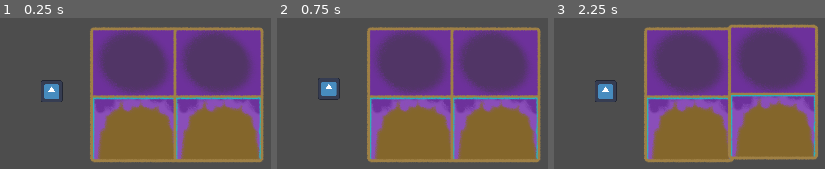
Above: before the commit, frames 1-3 (left to right).
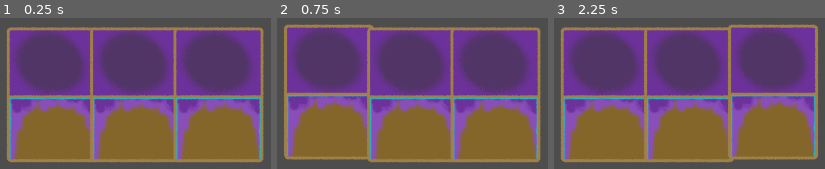
Above: after the commit, the same moments.

Repository: LuisLasbelin/LudumDare55
Game: Godot game, scene res://scenes/game_screen.tscn
Two runs of this game, one before a commit and one after it. Both use one fixed random seed, a clock stepped at 60 frames per second and the inputs below. The engine's default icon, where the game draws it, is replaced by a stand-in: a white triangle on a blue panel in a dark square.
Inputs (mouse positions are in pixels of both pictures, inside the frame that each line leads up to):
- Up to frame 1 (0.25 s): no input
- Up to frame 2 (0.75 s): tap Enter at 0.5 s; move the mouse to (328, 93) at 0.52 s; press the mouse at (328, 93) at 0.53 s
- Up to frame 3 (2.25 s): tap Space at 1.25 s; move the mouse to (689, 93) at 1.27 s; release the mouse at (689, 93) at 1.28 s; click (689, 93) at 1.35 s; tap Enter at 2 s; move the mouse to (770, 93) at 2.02 s; press the mouse at (770, 93) at 2.03 s

The runs differ from the first frame. In frame 1, 27% of the frame differs, in the area x 2-35%, y 5-97%; in frame 2, 27%, in the area x 2-36%, y 3-95%; in frame 3, 27%.

Commit message:
FEAT: effects

Diff:
--- /dev/null
+++ b/assets/cards/electrify/Electrify.tres
@@ -0,0 +1,12 @@
+[gd_resource type="Resource" script_class="CardData" load_steps=4 format=3 uid="uid://csww72dbjtog3"]
+
+[ext_resource type="PackedScene" uid="uid://bigf7psya6ac" path="res://assets/cards/electrify/node.tscn" id="1_lodfa"]
+[ext_resource type="Texture2D" uid="uid://gijnwrqxkv6l" path="res://assets/sprites/card.png" id="2_vp8xv"]
+[ext_resource type="Script" path="res://scripts/cards/CardData.gd" id="3_5yki0"]
+
+[resource]
+script = ExtResource("3_5yki0")
+title = "Zap"
+image = ExtResource("2_vp8xv")
+text = "Electrifies a creature"
+card_effect_node = ExtResource("1_lodfa")
--- /dev/null
+++ b/assets/cards/electrify/node.tscn
@@ -0,0 +1,7 @@
+[gd_scene load_steps=2 format=3 uid="uid://bigf7psya6ac"]
+
+[ext_resource type="Script" path="res://scripts/cards/EffectCard.gd" id="1_rlxjt"]
+
+[node name="CardEffect" type="Node"]
+script = ExtResource("1_rlxjt")
+effect = 1
--- /dev/null
+++ b/assets/cards/freeze/Freeze.tres
@@ -0,0 +1,12 @@
+[gd_resource type="Resource" script_class="CardData" load_steps=4 format=3 uid="uid://csww72dbjtog3"]
+
+[ext_resource type="PackedScene" uid="uid://bigf7psya6ac" path="res://assets/cards/freeze/node.tscn" id="1_lodfa"]
+[ext_resource type="Texture2D" uid="uid://gijnwrqxkv6l" path="res://assets/sprites/card.png" id="2_vp8xv"]
+[ext_resource type="Script" path="res://scripts/cards/CardData.gd" id="3_5yki0"]
+
+[resource]
+script = ExtResource("3_5yki0")
+title = "Freeze"
+image = ExtResource("2_vp8xv")
+text = "Freezes a creature"
+card_effect_node = ExtResource("1_lodfa")
--- /dev/null
+++ b/assets/cards/freeze/node.tscn
@@ -0,0 +1,6 @@
+[gd_scene load_steps=2 format=3 uid="uid://bigf7psya6ac"]
+
+[ext_resource type="Script" path="res://scripts/cards/EffectCard.gd" id="1_rlxjt"]
+
+[node name="CardEffect" type="Node"]
+script = ExtResource("1_rlxjt")
--- a/scripts/autoload/AL_GameState.gd
+++ b/scripts/autoload/AL_GameState.gd
@@ -1,4 +1,13 @@
 extends Node
+
+var sacrifice = load("res://assets/cards/sacrifice/Sacrifice.tres")
+var summon_green_slime = load("res://assets/cards/summon_green_slime/SummonGreenSlime.tres")
+var electrify = load("res://assets/cards/electrify/Electrify.tres")
+
+enum Effects {
+	ICE,
+	ZAP
+}
 
 signal drawn_card(card : CardData)
 @export var current_mana : int = 0
@@ -6,11 +15,21 @@
 @export var cards_in_hand : Array[CardData] = [
 ]
 @export var cards_in_deck : Array[CardData] = [
-	load("res://assets/cards/sacrifice/Sacrifice.tres"),
-	load("res://assets/cards/sacrifice/Sacrifice.tres"),
-	load("res://assets/cards/summon_green_slime/SummonGreenSlime.tres"),
-	load("res://assets/cards/summon_green_slime/SummonGreenSlime.tres"),
-	load("res://assets/cards/summon_green_slime/SummonGreenSlime.tres")
+	electrify,
+	electrify,
+	electrify,
+	electrify,
+	electrify,
+	summon_green_slime,
+	summon_green_slime,
+	summon_green_slime,
+	summon_green_slime,
+	summon_green_slime,
+	summon_green_slime,
+	sacrifice,
+	sacrifice,
+	sacrifice,
+	sacrifice,
 ]
 
 
--- a/scripts/autoload/CardsEffectsManager.gd
+++ b/scripts/autoload/CardsEffectsManager.gd
@@ -7,7 +7,7 @@
 		"creature" : null
 	},
 	{
-		"position" : Vector2(480,583),
+		"position" : Vector2(580,583),
 		"creature" : null
 	}
 ]
@@ -26,17 +26,18 @@
 	return false
 
 
-func add_effect(effect, target : Creature):
-	pass
+func add_effect(effect : GameState.Effects, creature : Creature):
+	GameState.current_mana += creature.get_mana()
+	creature.effects.append(effect)
+	print("DEBUG: ", creature.name, " now has ", effect)
+	return true
 
 
 func sacrifice(creature : Creature):
+	GameState.current_mana += creature.get_mana()
 	for spawn in spawns:
-		if spawn["creature"] == creature:
-			GameState.current_mana += creature.get_mana()
+		if spawn["position"] == creature.position:
 			spawn["creature"] = null
-			creature.queue_free()
-			print("DEBUG: sacrificed for ", creature.get_mana(), " player now has ", GameState.current_mana, " mana.")
-			return true
-	printerr("ERROR: there has been an error with sacrificing ", creature)
-	return false
+	creature.queue_free()
+	print("DEBUG: sacrificed for ", creature.get_mana(), " player now has ", GameState.current_mana, " mana.")
+	return true
--- /dev/null
+++ b/scripts/cards/EffectCard.gd
@@ -0,0 +1,12 @@
+extends CardEffect
+class_name EffectCard
+
+
+@export var effect : GameState.Effects
+
+func use(areas : Array[Area2D]) -> bool:
+	for area in areas:
+		if area.name == "CreatureArea":
+			var result = CardsEffectsManager.add_effect(effect, area.get_parent())
+			return true
+	return false
--- a/scripts/creatures/Creature.gd
+++ b/scripts/creatures/Creature.gd
@@ -3,6 +3,7 @@
 
 
 var data : CreatureData
+var effects : Array[GameState.Effects] = []
 
 
 func ready():
@@ -13,4 +14,10 @@
 
 
 func get_mana() -> int:
-	return ceil(data.mana_on_sacrifice)
+	var multiplier = 1
+	var added = 0
+	if effects.has(GameState.Effects.ZAP):
+		multiplier += 0.2
+	if effects.has(GameState.Effects.ZAP) and effects.has(GameState.Effects.ICE):
+		multiplier += 1
+	return ceil((data.mana_on_sacrifice + added) * multiplier)
